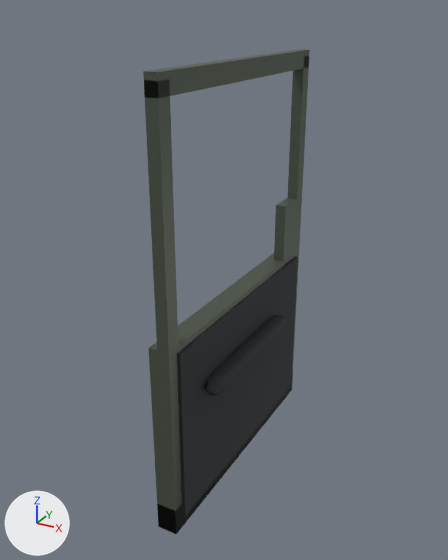
What one commit did to the glTF model game/assets/models/vehicle/mule_door_fl.glb.
The view is the same before and after, from a 50 mm lens placed at (0.944, -2.225, 2.079), pointed at (0.008, -0.523, 1.228). Lighting does not change. The marker at lower left points along +X, +Y and +Z. The first picture is the older version. Vertices at exactly the same position are counted once.

The scene before the commit, as lines of its bpy script (objects in view):
```python
me_mule_door_l = bpy.data.meshes.new('mule_door_l')
me_mule_door_l.from_pydata(...)  # 200 vertices, 354 faces; spans x -0.016..0.14, y -0.96..0.0, z 0.5..1.94
# faces by material slot: [60, 152, 142]
me_mule_door_l.materials.append(mat_mule_door_l_paint)
me_mule_door_l.materials.append(mat_mule_door_l_card)
me_mule_door_l.materials.append(mat_mule_door_l_clad)
ob_mule_door_l = bpy.data.objects.new('mule_door_l', me_mule_door_l)
ob_mule_door_l.location = (0.0, 0.0, 0.0)
```
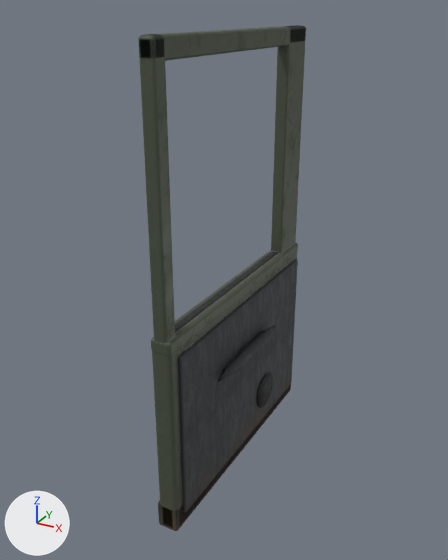
What differs and where, as boxes [x1, y1, x2, y2] in the pictures (448 x 560 px):
'mule_door_l', reshaped
    before: [143, 49, 310, 534]
    after: [138, 25, 306, 531]
part 1 of me_mule_door_l, added
    after: [257, 373, 273, 408]
part 2 of me_mule_door_l, rebuilt (29% narrower, 29% shorter)
    before: [204, 315, 286, 396]
    after: [218, 325, 276, 382]
part 3 of me_mule_door_l, rebuilt (12% narrower, 43% shorter)
    before: [144, 56, 309, 534]
    after: [152, 253, 297, 526]
part 4 of me_mule_door_l, rebuilt
    before: [177, 256, 298, 516]
    after: [178, 259, 298, 513]
part 5 of me_mule_door_l, added
    after: [138, 25, 306, 344]
part 6 of me_mule_door_l, added
    after: [151, 242, 298, 356]
part 7 of me_mule_door_l, added
    after: [175, 251, 278, 332]
part 8 of me_mule_door_l, added
    after: [158, 384, 291, 531]
part 9 of me_mule_door_l, deleted
    before: [143, 49, 310, 98]

The change, as a diff of the scene's bpy script:
```diff
--- a/game/assets/models/vehicle/mule_door_fl.glb.py
+++ b/game/assets/models/vehicle/mule_door_fl.glb.py
@@ img_mule_door_fl_nrm @@
+img_mule_door_fl_nrm = load_image('mule_door_fl_nrm', '_unpacked/mule_door_fl_nrm', 512, 512, 'Non-Color')
@@ img_mule_door_fl_mr @@
+img_mule_door_fl_mr = load_image('mule_door_fl_mr', '_unpacked/mule_door_fl_mr', 512, 512, 'Non-Color')
@@ img_mule_door_fl_base @@
+img_mule_door_fl_base = load_image('mule_door_fl_base', '_unpacked/mule_door_fl_base', 512, 512, 'sRGB')
@@ mat_mule_door_fl_baked @@
+mat_mule_door_fl_baked = bpy.data.materials.new('mule_door_fl_Baked')
+# uses the picture img_mule_door_fl_base
+# uses the picture img_mule_door_fl_mr
+# uses the picture img_mule_door_fl_nrm
@@ me_mule_door_l @@
 # used by ob_mule_door_l; location = (0.0, 0.0, 0.0)
-me_mule_door_l.from_pydata(...)  # 200 vertices, 354 faces; spans x -0.016..0.14, y -0.96..0.0, z 0.5..1.94
-me_mule_door_l.materials.append(mat_mule_door_l_paint)
-me_mule_door_l.materials.append(mat_mule_door_l_card)
-me_mule_door_l.materials.append(mat_mule_door_l_clad)
+me_mule_door_l.from_pydata(...)  # 660 vertices, 1293 faces; spans x -0.024..0.135, y -0.955..-0.005, z 0.5..2.02
+# me_mule_door_l part 1: a new loose piece, a 16-sided cylinder along x spanning x 0.086..0.092, y -0.406..-0.266, z 0.63..0.77, in mat_mule_door_fl_baked
+# me_mule_door_l part 2: the loose piece of 80 vertices spanning x 0.08..0.14, y -0.816..-0.24, z 0.95..1.01 is rebuilt with 26 vertices and now spans x 0.085..0.135, y -0.754..-0.302, z 0.959..1.001, in mat_mule_door_fl_baked
+# me_mule_door_l part 3: the loose piece of 32 vertices spanning x 0.0..0.07, y -0.96..0.0, z 0.5..1.92 is rebuilt with 96 vertices and now spans x 0.0..0.07, y -0.955..-0.005, z 0.5..1.18, in mat_mule_door_fl_baked
+# me_mule_door_l part 4: the loose piece of 8 vertices spanning x 0.07..0.082, y -0.92..-0.04, z 0.55..1.16 is rebuilt with 56 vertices and now spans x 0.07..0.084, y -0.92..-0.04, z 0.56..1.15, in mat_mule_door_fl_baked
+# me_mule_door_l part 5: a new loose piece of 144 vertices spanning x 0.012..0.058, y -0.955..-0.005, z 1.2..2.02, in mat_mule_door_fl_baked
+# me_mule_door_l part 6: a new loose piece of 56 vertices spanning x 0.0..0.07, y -0.955..-0.005, z 1.16..1.21, in mat_mule_door_fl_baked
+# me_mule_door_l part 7: a new loose piece of 56 vertices spanning x 0.022..0.048, y -0.9..-0.16, z 1.19..1.215, in mat_mule_door_fl_baked
+# me_mule_door_l part 8: a new loose piece of 56 vertices spanning x -0.006..0.07, y -0.955..-0.005, z 0.5..0.6, in mat_mule_door_fl_baked
+# me_mule_door_l part 9
+# 8 vertices are removed from x 0.03..0.07, y -0.96..0.0, z 1.88..1.94
+# 12 faces are deleted
+# other edits to the shape of me_mule_door_l do not show in these pictures
+me_mule_door_l.materials.append(mat_mule_door_fl_baked)
```
